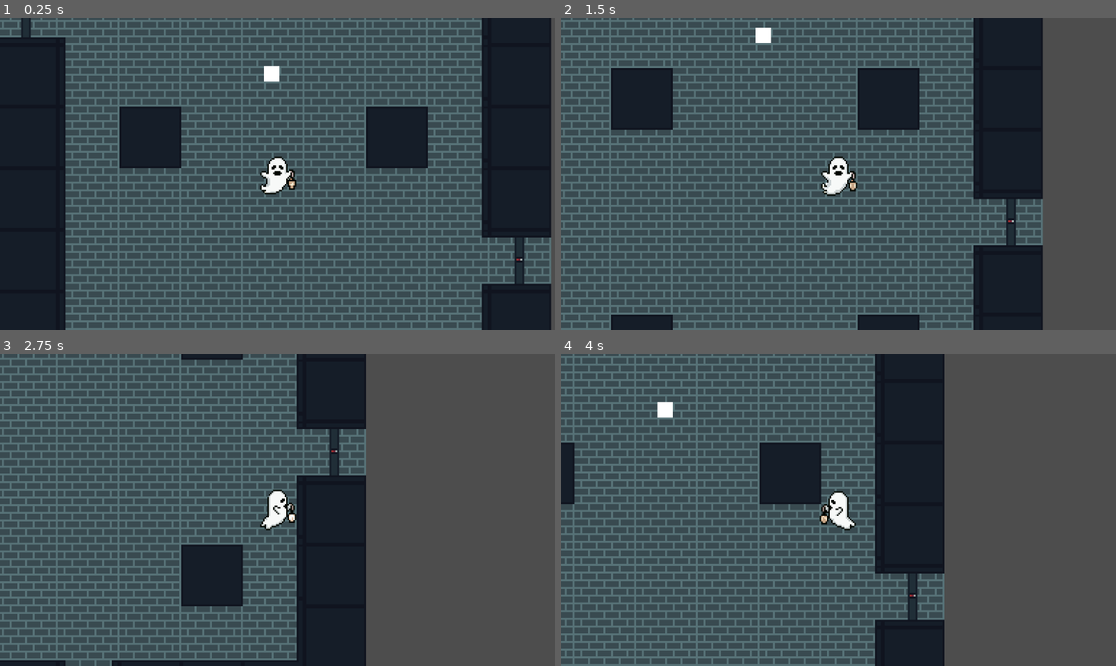
Above: before the commit, frames 1-4 (two rows, left to right).
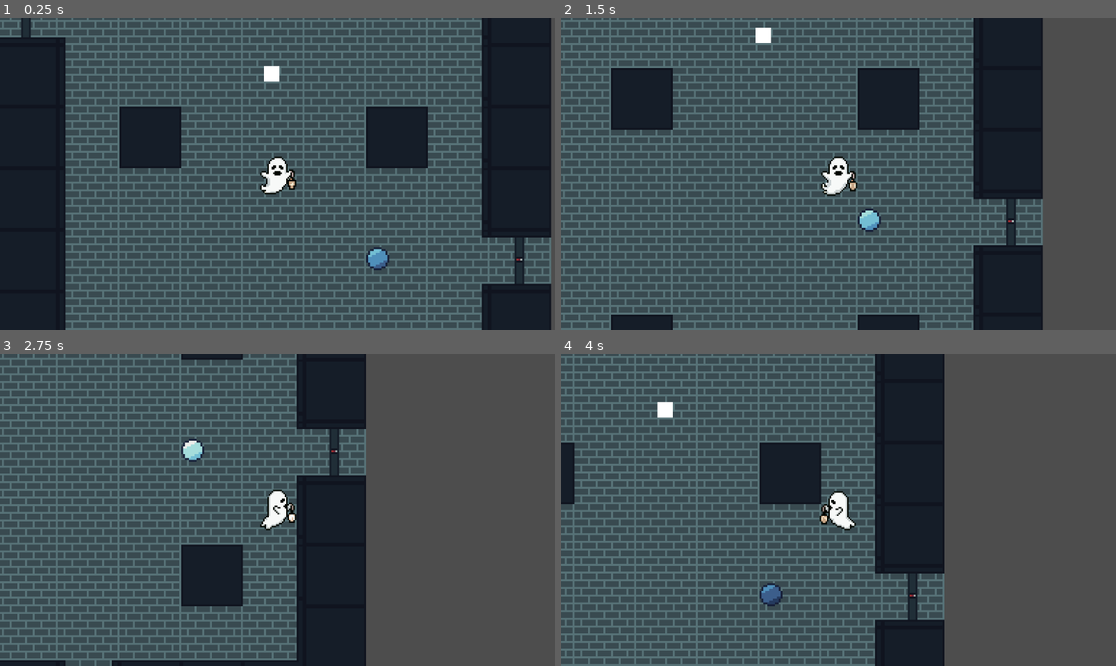
Above: after the commit, the same moments.

Repository: CISC204-S26/hw4-dbrownki-bradfost
Game: Godot game, scene res://Scenes/Rooms/room_1.tscn
Two runs of this game, one before a commit and one after it. Both use one fixed random seed, a clock stepped at 60 frames per second and the inputs below.
Inputs:
- Up to frame 1 (0.25 s): no input
- Up to frame 2 (1.5 s): hold D (move_right) 0.53-1.28 s; tap E (interact) at 0.6, 1.35 s; hold S (move_down) from 1.28 s (still down)
- Up to frame 3 (2.75 s): release S (move_down) at 2.03 s; hold D (move_right) from 2.03 s (still down); tap E (interact) at 2.1 s
- Up to frame 4 (4 s): release D (move_right) at 2.78 s; hold W (move_up) 2.78-3.53 s; tap E (interact) at 2.85, 3.6 s; hold A (move_left) from 3.53 s (still down)

The runs differ from the first frame. In frame 1, 0.2% of the frame differs, in the area x 65-71%, y 73-81%; in frame 2, 0.2%, in the area x 53-58%, y 61-69%; in frame 3, 0.2%; in frame 4, 0.2%.

Commit message:
added orb

Diff:
--- a/Scenes/Rooms/room_1.tscn
+++ b/Scenes/Rooms/room_1.tscn
@@ -3,6 +3,7 @@
 [ext_resource type="Texture2D" uid="uid://dprsh3omrcap6" path="res://Assets/Tilesets/Base32x32-47Dungeon.png" id="1_3t5sg"]
 [ext_resource type="PackedScene" uid="uid://b6bd15mjyo761" path="res://Scenes/player.tscn" id="2_gjyih"]
 [ext_resource type="Texture2D" uid="uid://lw8sie6exg0o" path="res://Assets/Tilesets/32x32DungeonDoor.png" id="3_8tcee"]
+[ext_resource type="Texture2D" uid="uid://dog3kk28b6a3o" path="res://Assets/Orb.png" id="3_i0xkx"]
 [ext_resource type="PackedScene" uid="uid://cqjf3bl2fbnsx" path="res://Scenes/Interactables/sign_intractable.tscn" id="4_476il"]
 
 [sub_resource type="TileSetAtlasSource" id="TileSetAtlasSource_0gevy"]
@@ -168,6 +169,42 @@
 physics_layer_0/collision_layer = 1
 sources/0 = SubResource("TileSetAtlasSource_476il")
 
+[sub_resource type="AtlasTexture" id="AtlasTexture_i0xkx"]
+atlas = ExtResource("3_i0xkx")
+region = Rect2(0, 0, 32, 32)
+
+[sub_resource type="AtlasTexture" id="AtlasTexture_ba2wq"]
+atlas = ExtResource("3_i0xkx")
+region = Rect2(32, 0, 32, 32)
+
+[sub_resource type="AtlasTexture" id="AtlasTexture_3rs20"]
+atlas = ExtResource("3_i0xkx")
+region = Rect2(64, 0, 32, 32)
+
+[sub_resource type="AtlasTexture" id="AtlasTexture_piptf"]
+atlas = ExtResource("3_i0xkx")
+region = Rect2(96, 0, 32, 32)
+
+[sub_resource type="SpriteFrames" id="SpriteFrames_0qggq"]
+animations = [{
+"frames": [{
+"duration": 1.0,
+"texture": SubResource("AtlasTexture_i0xkx")
+}, {
+"duration": 1.0,
+"texture": SubResource("AtlasTexture_ba2wq")
+}, {
+"duration": 1.0,
+"texture": SubResource("AtlasTexture_3rs20")
+}, {
+"duration": 1.0,
+"texture": SubResource("AtlasTexture_piptf")
+}],
+"loop": true,
+"name": &"default",
+"speed": 4.0
+}]
+
 [node name="Room1" type="Node2D" unique_id=897087230]
 
 [node name="Tilemaps" type="Node" parent="." unique_id=375899267]
@@ -189,3 +226,10 @@
 [node name="SignIntractable" parent="." unique_id=993458865 instance=ExtResource("4_476il")]
 z_index = 1
 position = Vector2(143, 175)
+
+[node name="AnimatedSprite2D" type="AnimatedSprite2D" parent="." unique_id=1618300061]
+z_index = 1
+position = Vector2(198, 271)
+sprite_frames = SubResource("SpriteFrames_0qggq")
+autoplay = "default"
+frame_progress = 0.7727621
Binary file added: Assets/Orb.png
Not shown, added: Assets/Orb.png.import
